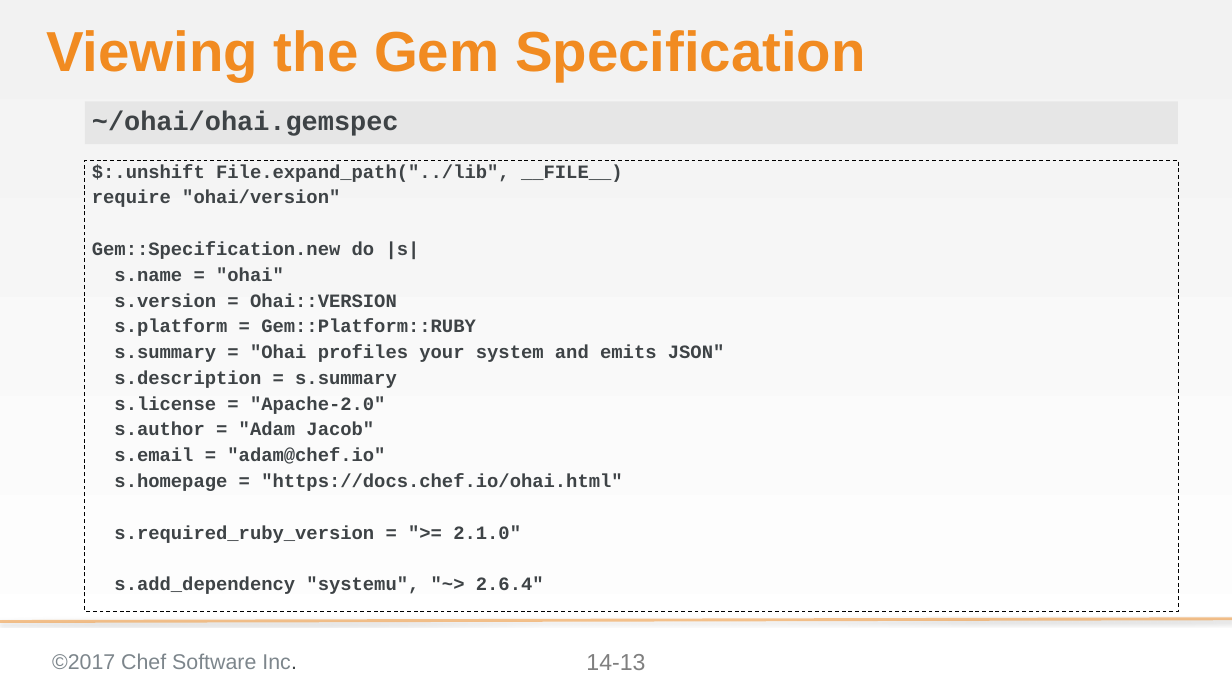
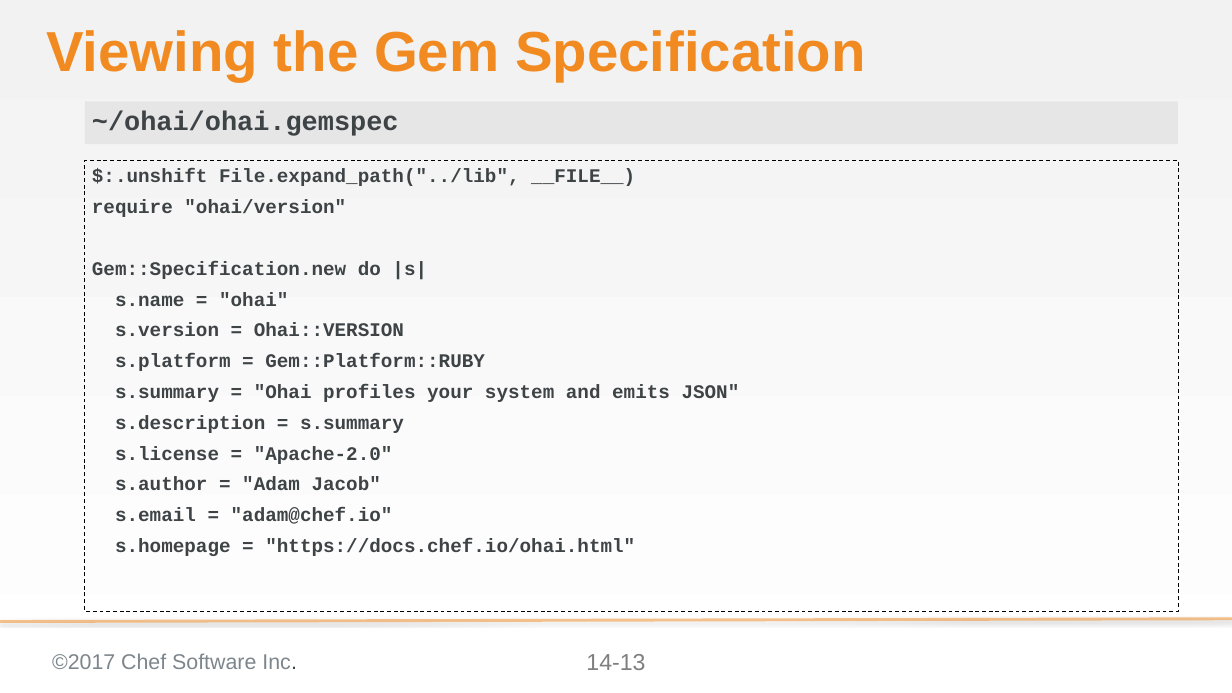
Before and after one commit to ericheiser/chef-intermediate, a slide deck: slide 13 of 14-ohai_plugins.pptx. Drawn at 1232x693 pixels with LibreOffice and Linux fonts; fonts in the diff are those of the drawing; background and template pictures are left out. Boxes give left, top, right and bottom in pixels: in the first picture for what was removed or moved away, otherwise in the second. Text is boxed around its words. In the diff, an @@ line names an element or a change of style, - is before the commit and + after.

```diff
--- a/14-ohai_plugins.pptx
+++ b/14-ohai_plugins.pptx
@@ text "$:.unshift File.expand_path("../lib", __FILE__)" at (x1=85, y1=160, x2=1178, y2=611): size 19.6 to 20 pt; line spacing 0.8 to 1 @@
@@ text at (x1=114, y1=525, x2=544, y2=594): paragraphs removed @@
-s.required_ruby_version = ">= 2.1.0"
-s.add_dependency "systemu", "~> 2.6.4"
```
Also in this commit, not shown: 2 other slides changed.
